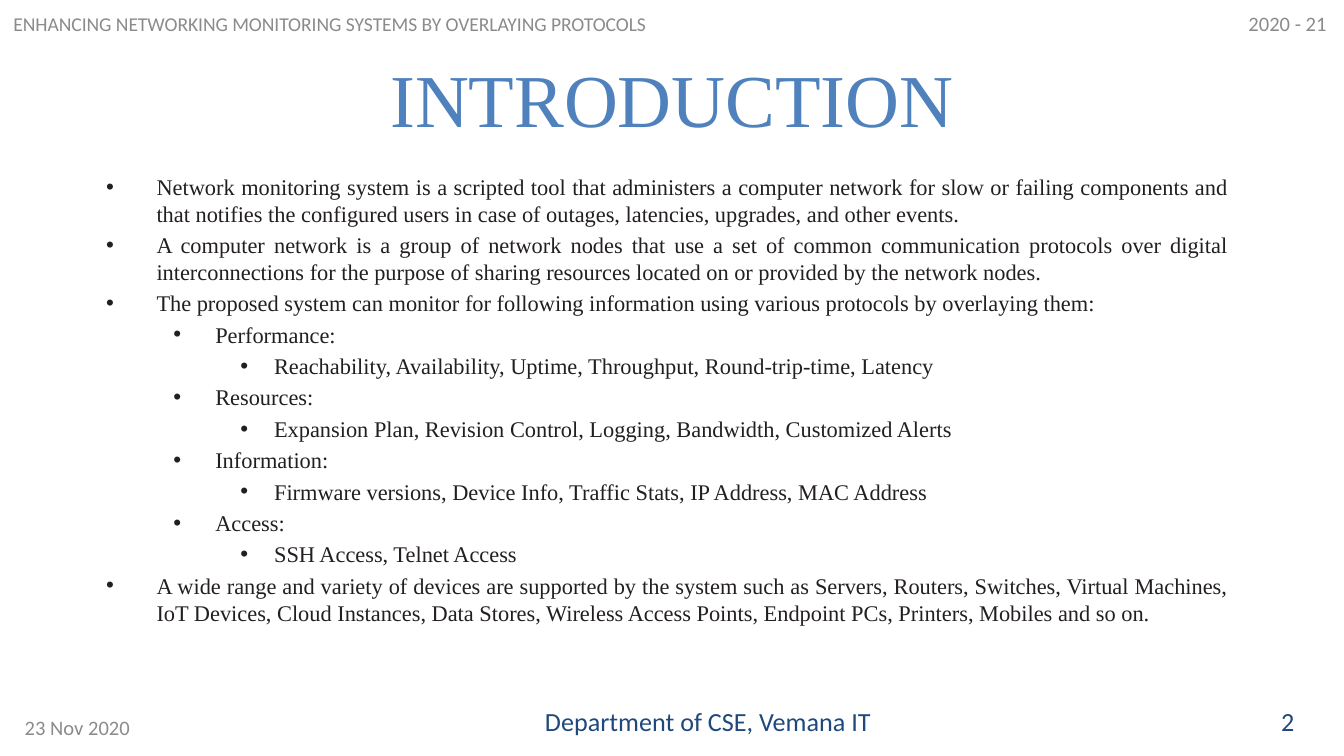
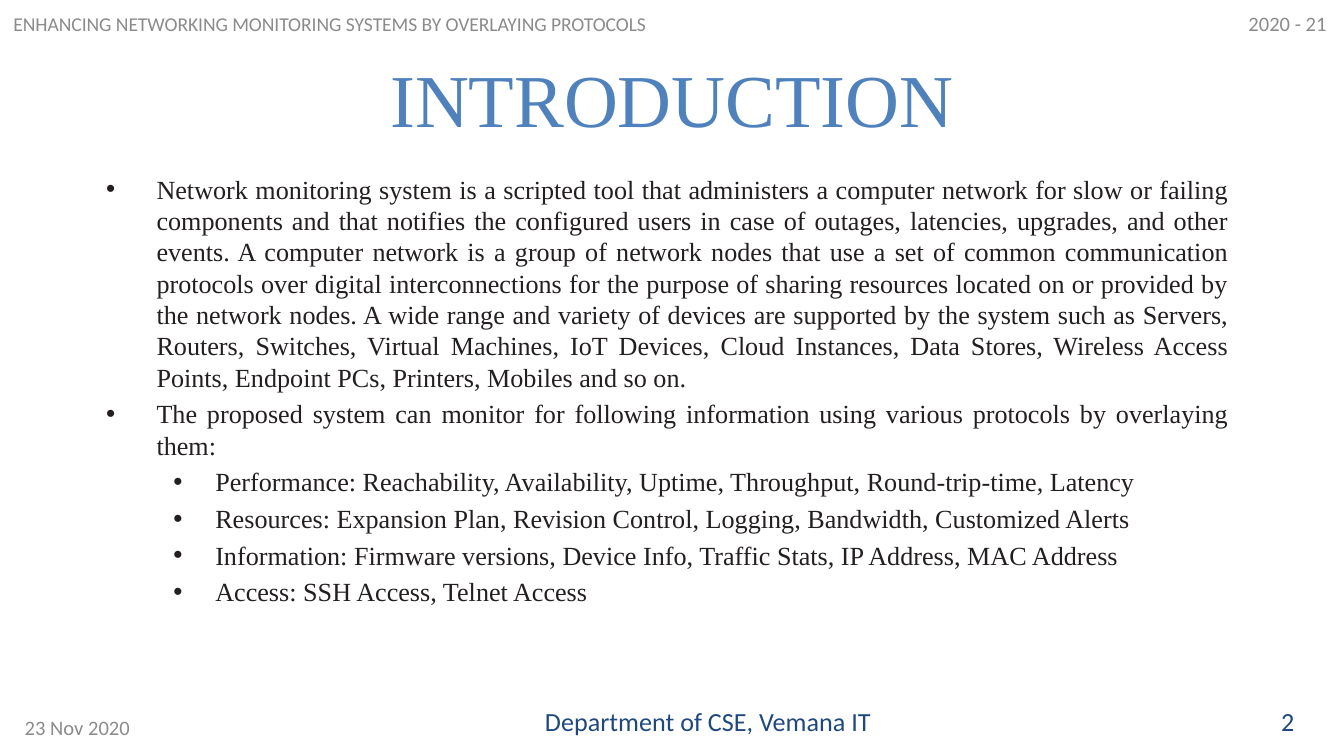
Before and after one commit to rajashreey841/network-monitor, a slide deck: slide 3 of PPT-Review-1.pptx. Drawn at 1344x756 pixels with LibreOffice and Linux fonts; fonts in the diff are those of the drawing. Boxes give left, top, right and bottom in pixels: in the first picture for what was removed or moved away, otherwise in the second. Text is boxed around its words. In the diff, an @@ line names an element or a change of style, - is before the commit and + after.

```diff
--- a/PPT-Review-1.pptx
+++ b/PPT-Review-1.pptx
@@ text at <box>157,180,1228,393</box>: text changed; size 12 to 14 pt @@
-• Network monitoring system is a scripted tool that administers a computer network for slow or failing components and that notifies the configured users in case of outages, latencies, upgrades, and other events.
-• A computer network is a group of network nodes that use a set of common communication protocols over digital interconnections for the purpose of sharing resources located on or provided by the network nodes.
+• Network monitoring system is a scripted tool that administers a computer network for slow or failing components and that notifies the configured users in case of outages, latencies, upgrades, and other events. A computer network is a group of network nodes that use a set of common communication protocols over digital interconnections for the purpose of sharing resources located on or provided by the network nodes. A wide range and variety of devices are supported by the system such as Servers, Routers, Switches, Virtual Machines, IoT Devices, Cloud Instances, Data Stores, Wireless Access Points, Endpoint PCs, Printers, Mobiles and so on.
@@ text at <box>157,404,1228,456</box>: size 12 to 14 pt in "The proposed system can monitor for following ..." @@
@@ text at <box>215,472,1134,605</box>: text changed; size 12 to 14 pt @@
-  • Performance:
-    • Reachability, Availability, Uptime, Throughput, Round-trip-time, Latency
-  • Resources:
-    • Expansion Plan, Revision Control, Logging, Bandwidth, Customized Alerts
-  • Information:
-    • Firmware versions, Device Info, Traffic Stats, IP Address, MAC Address
-  • Access:
-    • SSH Access, Telnet Access
-• A wide range and variety of devices are supported by the system such as Servers, Routers, Switches, Virtual Machines, IoT Devices, Cloud Instances, Data Stores, Wireless Access Points, Endpoint PCs, Printers, Mobiles and so on.
+  • Performance: Reachability, Availability, Uptime, Throughput, Round-trip-time, Latency
+  • Resources: Expansion Plan, Revision Control, Logging, Bandwidth, Customized Alerts
+  • Information: Firmware versions, Device Info, Traffic Stats, IP Address, MAC Address
+  • Access: SSH Access, Telnet Access
```
Also in this commit, not shown: 12 other slides changed, 2 slides added.
